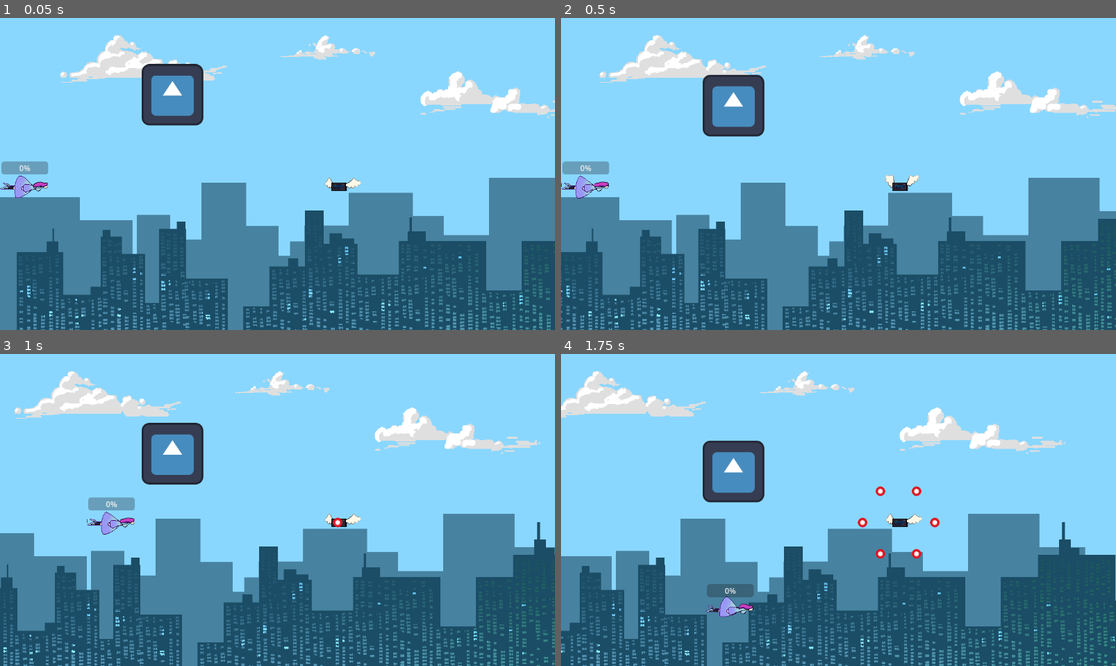
Above: before the commit, frames 1-4 (two rows, left to right).
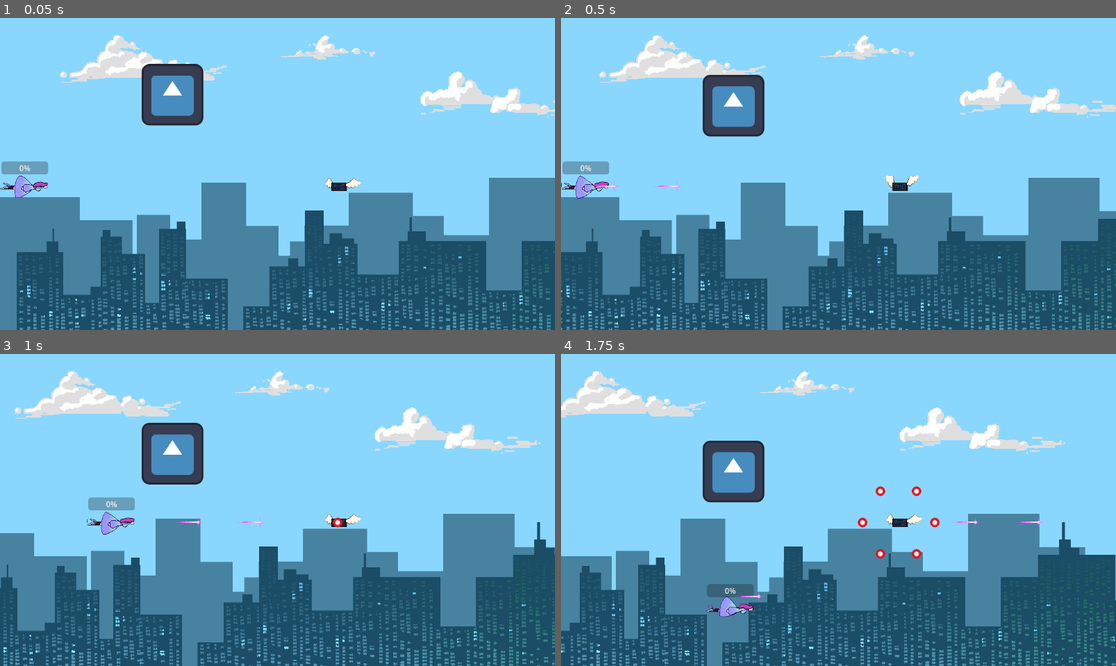
Above: after the commit, the same moments.

Repository: clenneabig/AI-KILL
Game: Godot game, scene res://test_level.tscn
Two runs of this game, one before a commit and one after it. Both use one fixed random seed, a clock stepped at 60 frames per second and the inputs below. The engine's default icon, where the game draws it, is replaced by a stand-in: a white triangle on a blue panel in a dark square.
Inputs (mouse positions are in pixels of both pictures, inside the frame that each line leads up to):
- Up to frame 1 (0.05 s): no input
- Up to frame 2 (0.5 s): no input
- Up to frame 3 (1 s): move the mouse to (399, 494) at 0.52 s; hold D (move_right) from 0.53 s (still down); hold Q (toggle_bullets) from 0.53 s (still down)
- Up to frame 4 (1.75 s): move the mouse to (727, 525) at 1.27 s; release D (move_right) at 1.28 s; release Q (toggle_bullets) at 1.28 s; hold S (move_down) from 1.28 s (still down); tap E (bomb) at 1.35 s; tap Q (toggle_bullets) at 1.55 s

Frame 1 is identical in both runs. In frame 2, less than 0.1% of the frame differs, in the area x 5-22%, y 52-56%; in frame 3, less than 0.1%; in frame 4, less than 0.1%, in the area x 31-87%, y 52-80%.

Commit message:
player shoots

Diff:
--- a/player.gd
+++ b/player.gd
@@ -8,10 +8,16 @@
 var health = 3
 var bullets = true
 var origin = Vector2(50, 350)
+var bullet_scene = preload("res://playerbullet.tscn")
+var step
+var vel = 600
+var wait_time = 0.2
 
 # Called when the node enters the scene tree for the first time.
 func _ready():
 	screen_size = get_viewport_rect().size
+	$ShootTime.wait_time = wait_time
+	$ShootTime.start()
 
 func start(pos):
 	position = origin
@@ -47,11 +53,25 @@
 		bomb.emit()
 		$ProgressBar.value = 0
 
-	if Input.is_action_pressed("toggle_bullets"):
+	if Input.is_action_just_pressed("toggle_bullets"):
 		bullets = not bullets
 
+	if bullets:
+		$ShootTime.set_paused(false)
+	elif not bullets:
+		$ShootTime.set_paused(true)
+
+
+
+func _shoot(vel):
+	var nb = bullet_scene.instantiate()
+	nb.speed = Vector2(vel, 0)
+	nb.position = position
+	nb.rotation = rotation
+	get_parent().add_child(nb)
+
+
 func _on_area_entered(area):
-	print(area)
 	if area.is_in_group("Bullet"): #or enemy
 		health -= 1
 		hit.emit()
@@ -72,6 +92,11 @@
 			print("add to style points")
 
 
+func _on_shoot_time_timeout():
+	$ShootTime.wait_time = wait_time
+	$ShootTime.start()
+	_shoot(vel)
+
 func respawn():
 	position = origin
 	$GrazeArea.set_deferred("monitoring", true)
--- a/player.tscn
+++ b/player.tscn
@@ -115,7 +115,11 @@
 
 [node name="Blinker" parent="." instance=ExtResource("5_hns8k")]
 
+[node name="ShootTime" type="Timer" parent="."]
+wait_time = 0.1
+
 [connection signal="area_entered" from="." to="." method="_on_area_entered"]
 [connection signal="bomb" from="." to="Bomb" method="_on_player_bomb"]
 [connection signal="area_entered" from="GrazeArea" to="." method="_on_graze_area_area_entered"]
 [connection signal="body_entered" from="Bomb" to="Bomb" method="_on_body_entered"]
+[connection signal="timeout" from="ShootTime" to="." method="_on_shoot_time_timeout"]
--- /dev/null
+++ b/playerbullet.gd
@@ -0,0 +1,28 @@
+#Basic Bullet (Parent) Node (Will make class so can be used for diffrent bullets laters)
+extends Area2D
+
+var speed = Vector2(0, 0)
+var dur = 20
+var curret_acc =  Vector2(0, 0)
+var acc = 1.0
+var accel = false
+var deccel = false
+var Acc_Cap = 100.0
+
+# Called every frame. 'delta' is the elapsed time since the previous frame.
+func _process(delta):
+	self.position += (speed.rotated(self.rotation) * delta) + curret_acc
+	if(accel and curret_acc.x>(-Acc_Cap)): curret_acc.x -= acc
+	if(deccel and curret_acc.x < 4): curret_acc.x += acc/20
+	dur -= delta
+	if dur <= 0: #avoid memory eating
+		queue_free()
+
+
+
+func _on_body_entered(body):
+	if(body.is_in_group("Player")):
+		#body.takeDamage
+		print("ouch")
+		queue_free()
+	pass
--- /dev/null
+++ b/playerbullet.tscn
@@ -0,0 +1,18 @@
+[gd_scene load_steps=4 format=3 uid="uid://bvg6tp0h7ebko"]
+
+[ext_resource type="Script" path="res://playerbullet.gd" id="1_gsphp"]
+[ext_resource type="Texture2D" uid="uid://2crod0wh7885" path="res://assets/bullets/playerbullets/aibullet1.png" id="2_ddqmq"]
+
+[sub_resource type="CircleShape2D" id="CircleShape2D_cy5pu"]
+radius = 9.0
+
+[node name="Area2D" type="Area2D"]
+script = ExtResource("1_gsphp")
+
+[node name="Sprite2D" type="Sprite2D" parent="."]
+texture = ExtResource("2_ddqmq")
+
+[node name="CollisionShape2D" type="CollisionShape2D" parent="."]
+shape = SubResource("CircleShape2D_cy5pu")
+
+[connection signal="body_entered" from="." to="." method="_on_body_entered"]
